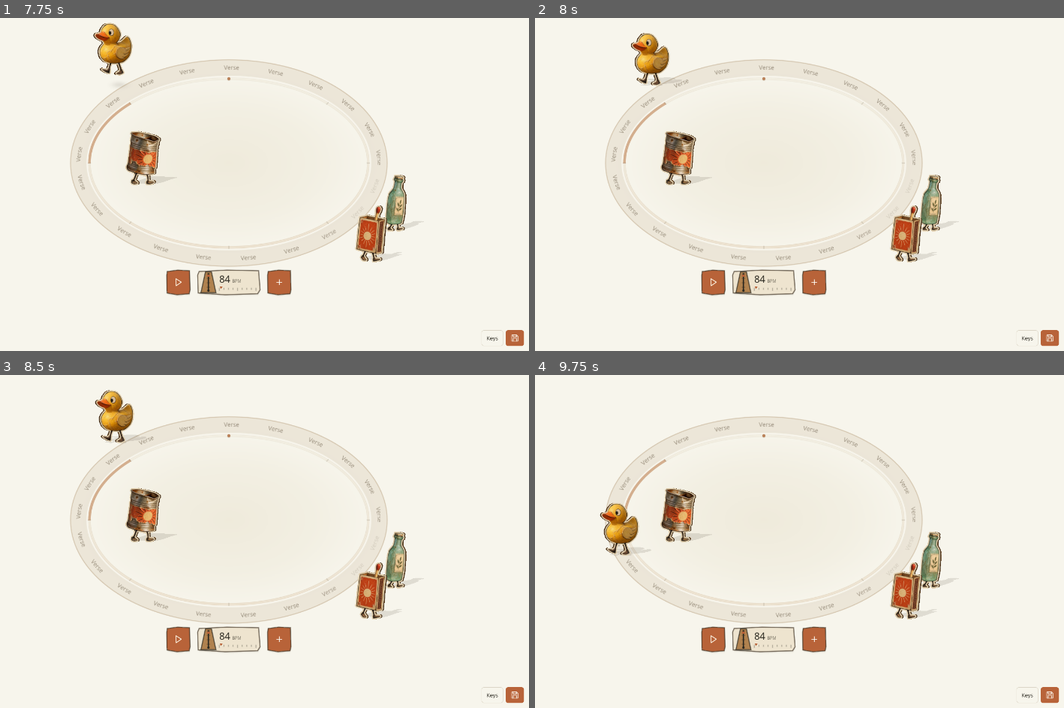
Above: before the commit, frames 1-4 (two rows, left to right).
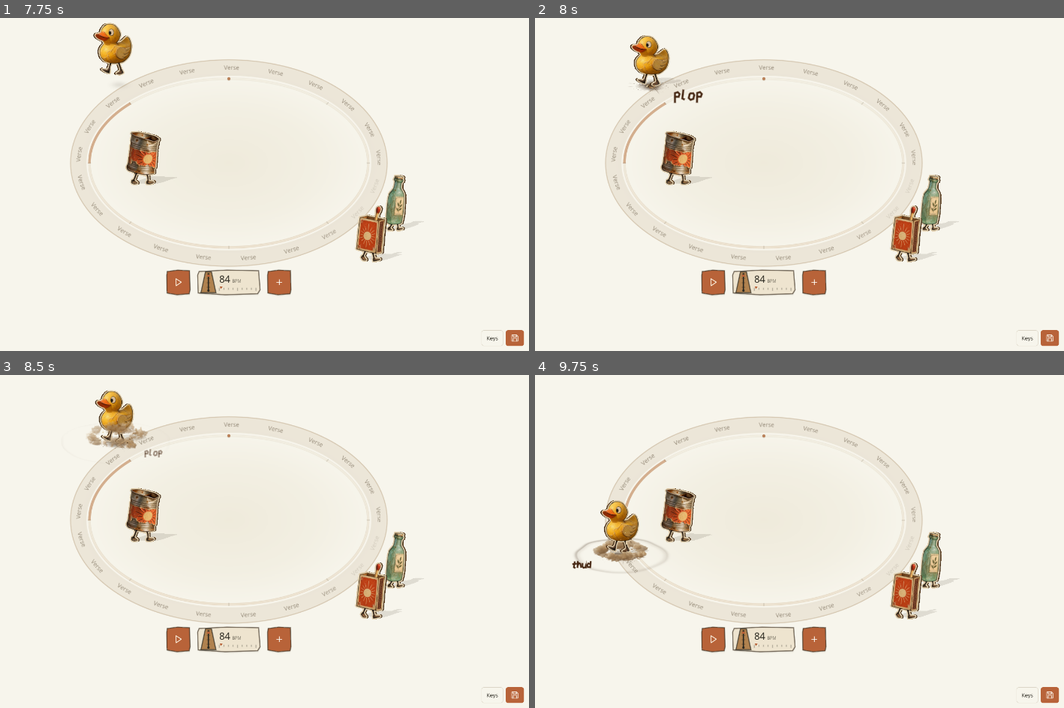
Above: after the commit, the same moments.

Repository: eerwitt/junk-band
Game: Godot game, scene res://scenes/studio.tscn
The game is run twice, just before and just after one commit, with the same random seed, the same clock (stepped at 60 frames per second) and the same inputs.
Inputs (mouse positions are in pixels of both pictures, inside the frame that each line leads up to):
- Up to frame 1 (7.75 s): tap Enter at 0.5, 5.75 s; drag from (227, 151) to (290, 81) at 0.52 s; click (179, 281) at 1.27 s; click (280, 281) at 2.02 s; click "Keys" at 2.75 s; click (513, 337) at 3.52 s; tap Space at 4.25, 6.77 s; drag from (227, 281) to (201, 237) at 4.27 s; move the mouse to (290, 81) at 5.02 s; hold Right 5.03-5.75 s; tap Z at 5.1 s; click (290, 81) at 5.17 s; drag from (201, 237) to (47, 107) at 5.77 s; move the mouse to (407, 221) at 6.52 s; hold Left 6.53-7.25 s; tap R at 6.6 s; click (407, 221) at 6.67 s; drag from (47, 107) to (137, 71) at 7.27 s
- Up to frame 2 (8 s): no input
- Up to frame 3 (8.5 s): move the mouse to (259, 521) at 8.02 s; hold Down from 8.03 s (still down); tap Keypad Enter at 8.1 s; click (259, 521) at 8.17 s
- Up to frame 4 (9.75 s): release Down at 8.75 s; drag from (672, 428) to (646, 538) at 8.77 s; move the mouse to (894, 501) at 9.52 s; hold Up from 9.53 s (still down); tap Delete at 9.6 s; click (894, 501) at 9.67 s

Frame 1 is identical in both runs. In frame 2, 0.6% of the frame differs, in the area x 17-32%, y 4-26%; in frame 3, 0.6%; in frame 4, 1.3%, in the area x 6-79%, y 14-74%.

Commit message:
Drop off the ring lands where let go instead of walking back out
Letting a character go outside the ring in a focused section sprang them back
to their stage spot

Diff:
--- a/godot/scripts/puppet.gd
+++ b/godot/scripts/puppet.gd
@@ -195,6 +195,15 @@
 		_lift_velocity = minf(_lift_velocity, -maxf(_lift_height, 0.0) / 0.055)
 
 
+## Let go off the ring: already waiting there, so the drop lands and skids in place
+## instead of springing back on stage and walking out.
+func drop_offstage(spot: Vector2) -> void:
+	wing_point = spot
+	_presence_target = 0.0
+	presence = 0.0
+	end_pickup(spot, true)
+
+
 func finish_path() -> void:
 	_held = false
 	_path_handoff = true
@@ -382,6 +391,7 @@
 		_walk_clock += delta if walking else 0.0
 	if presence < 1.0:
 		base = wing_point.lerp(base, smoothstep(0.0, 1.0, presence))
+	var resting: Vector2 = base
 	if _held or _settling or _path_handoff:
 		var target: Vector2 = base if _path_handoff else _held_position
 		# This spring moves only across the floor. Height has its own state above.
@@ -399,7 +409,7 @@
 				landed_this_frame = true
 			if base.distance_to(target) < 0.2 and _carry_velocity.length() < 1.0 and _lift_height <= 0.01:
 				if _path_handoff: _path_handoff = false
-				elif Vector2(float(performer.position.x), float(performer.position.y)).distance_to(target) < 0.01 and performer.get("path", []).is_empty(): _settling = false
+				elif resting.distance_to(target) < 0.01 and (presence <= 0.0 or performer.get("path", []).is_empty()): _settling = false
 	position = base
 	if _arrival_active and _lift_height <= 0.01:
 		_arrival_active = false
--- a/godot/scripts/stage.gd
+++ b/godot/scripts/stage.gd
@@ -287,9 +287,7 @@
 
 func _rest_in_wings(id: String, spot: Vector2) -> void:
 	var puppet: JunkPuppet = _puppets[id]
-	puppet.wing_point = spot
-	puppet.set_present(false)
-	puppet.finish_path()
+	puppet.drop_offstage(spot)
 	action.emit("update_performer", {"id": id, "patch": {"wing": {"x": spot.x, "y": spot.y}}})
 
 
